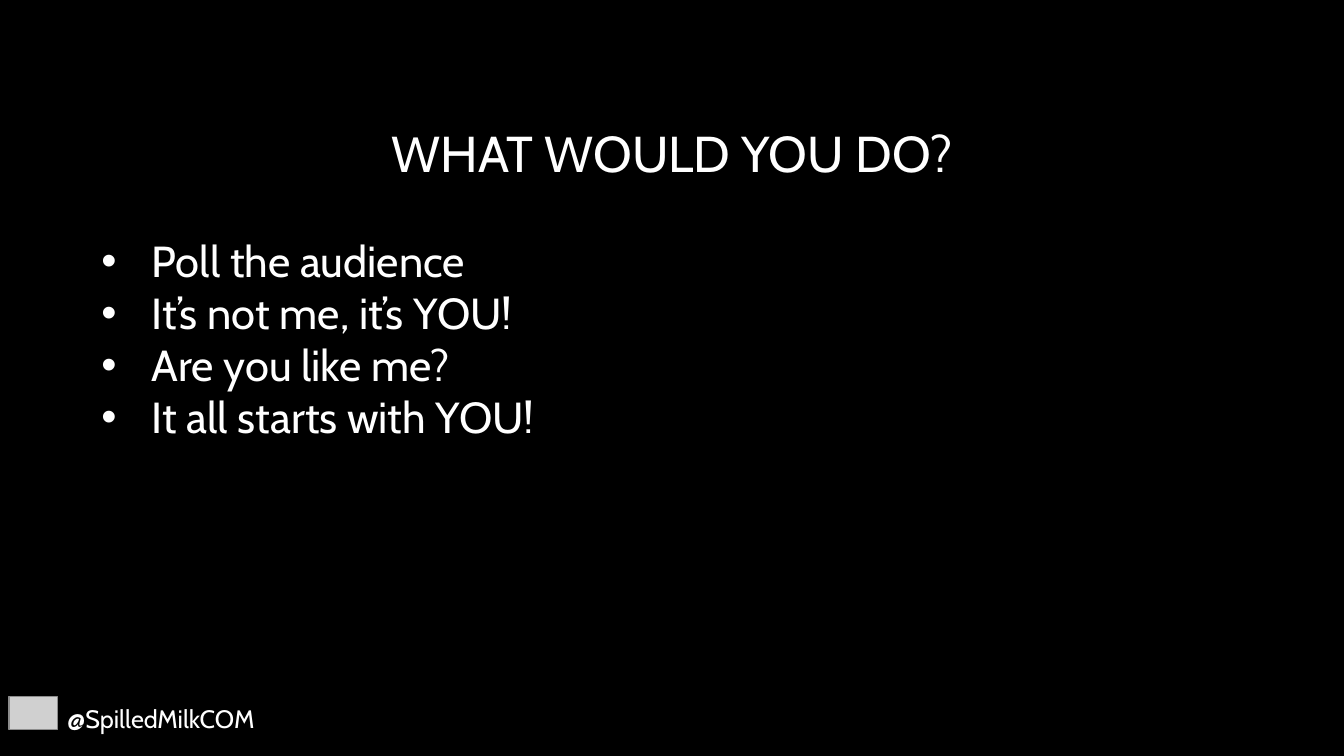
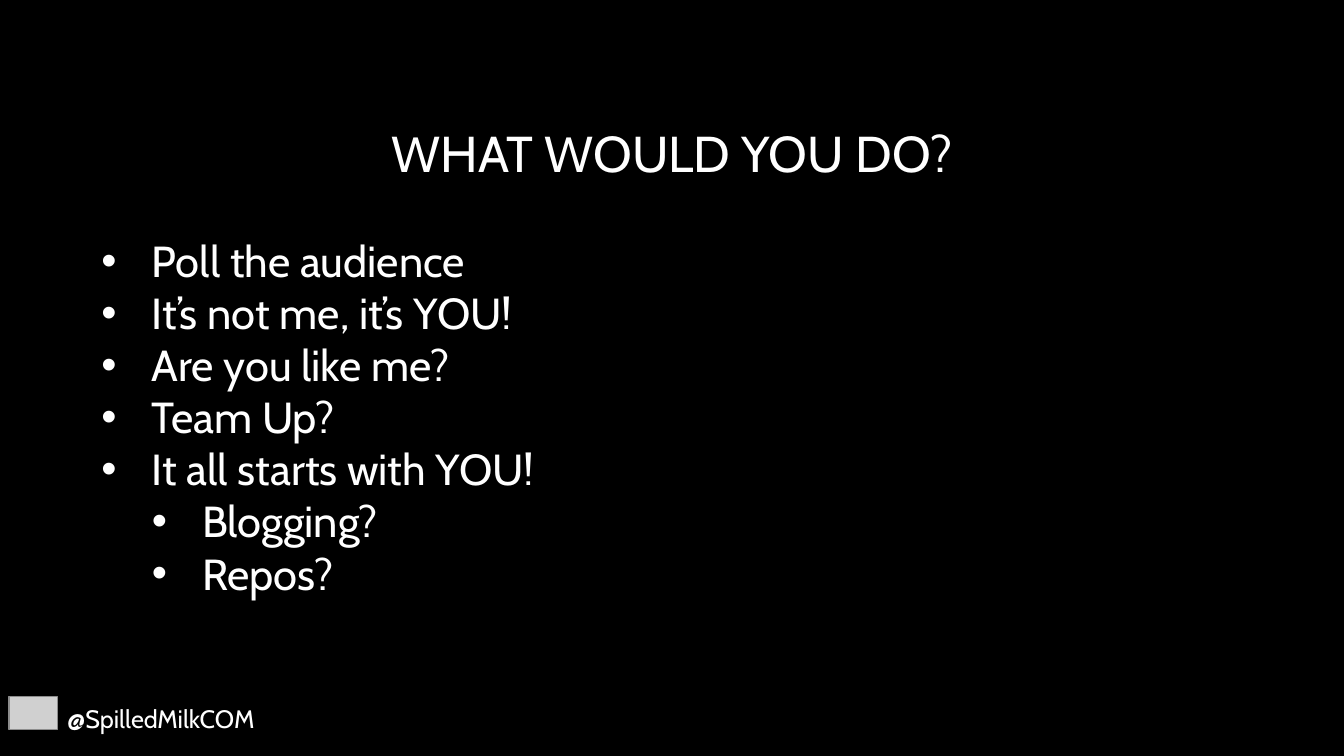
Before and after one commit to SpilledMilkCOM/DenDevDayUWP, a slide deck: slide 18 of Giving Back.pptx (slide 17 before the commit). Drawn at 1344x756 pixels with LibreOffice and Linux fonts; fonts in the diff are those of the drawing; grey boxes stand for pictures; background and template pictures are left out. Boxes give left, top, right and bottom in pixels: in the first picture for what was removed or moved away, otherwise in the second. Text is boxed around its words. In the diff, an @@ line names an element or a change of style, - is before the commit and + after.

```diff
--- a/Giving Back.pptx
+++ b/Giving Back.pptx
@@ text at <box>152,400,335,444</box>: paragraph added @@
+• Team Up?
@@ text at <box>202,504,377,600</box>: paragraphs added @@
+  • Blogging?
+  • Repos?
```
Also in this commit, not shown: 5 other slides changed, 1 slide added, 1 other file.
